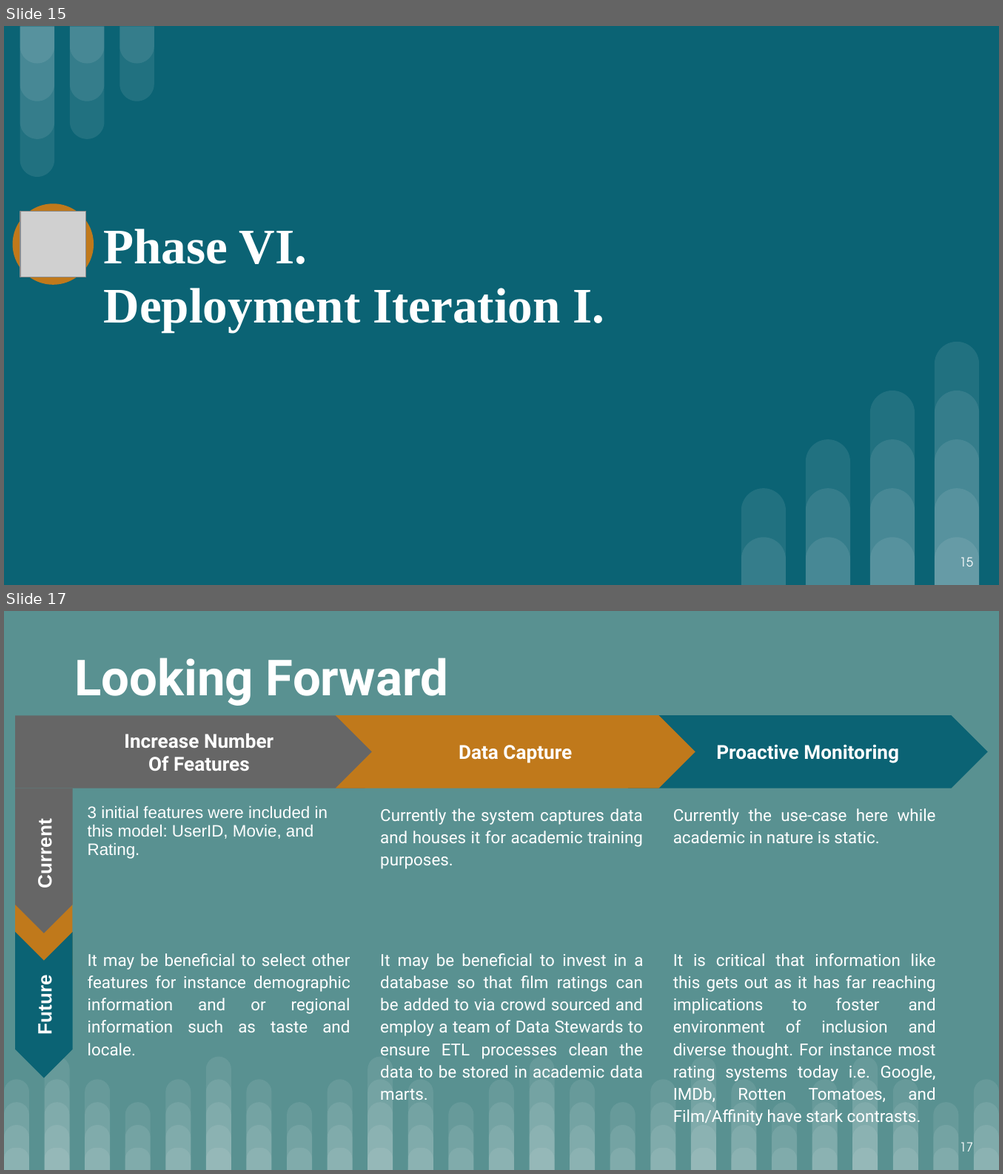
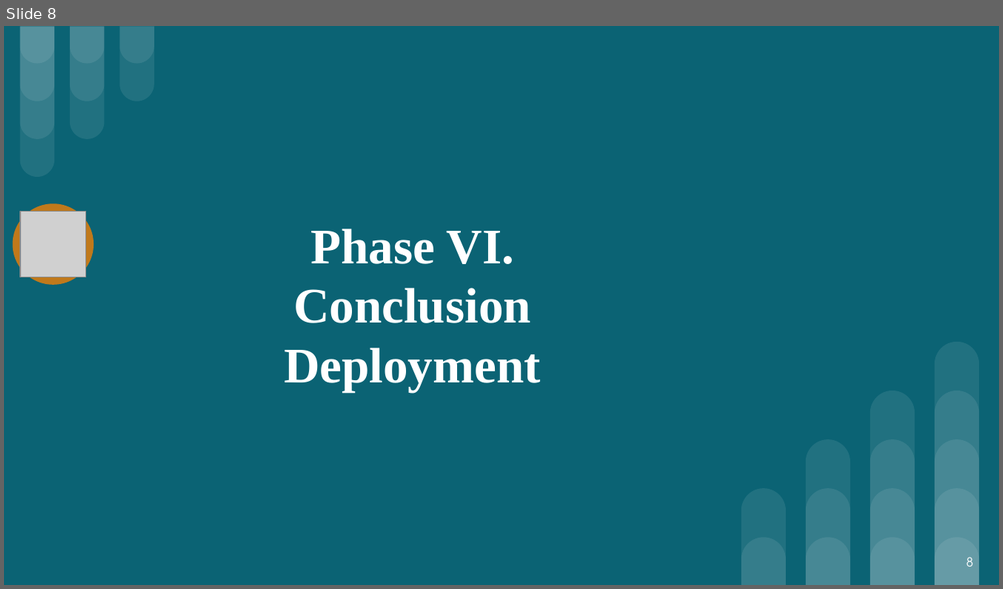
Before and after one commit to dkm2bd/UVA_DSI_CS5010_capstone1, a slide deck: UVA.Capstone1_webscrapper_final_report.pptx. Shown one above the other, each under a label of ours: slides 15 and 17 before the commit, slide 8 after it; the slides between them are not shown. The pictures are 1003x1174 and 1003x589 pixels, drawn with LibreOffice and Linux fonts; fonts in the diff are those of the drawing; grey boxes stand for pictures. Boxes give left, top, right and bottom in pixels: in the first picture for what was removed or moved away, otherwise in the second. Text is boxed around its words. In the diff, an @@ line names an element or a change of style, - is before the commit and + after.

```diff
--- a/UVA.Capstone1_webscrapper_final_report.pptx
+++ b/UVA.Capstone1_webscrapper_final_report.pptx
@@ slide 17 removed at [4,611,999,1170], background #599191 @@
@@ text removed at [74,658,448,706] @@
-Looking Forward
@@ pentagon arrow removed at [15,715,401,788] @@
-Increase Number
-Of Features
@@ chevron removed at [336,715,695,788] @@
-Data Capture
@@ chevron removed at [628,715,987,788] @@
-Proactive Monitoring
@@ table removed at [73,788,950,1144], 2 rows, 3 columns @@
-3 initial features were included in this model: UserID, Movie, and Rating. | Currently the system captures data and houses it for academic training purposes. | Currently the use-case here while academic in nature is static.
-It may be beneficial to select other features for instance demographic information and or regional information such as taste and locale. | It may be beneficial to invest in a database so that film ratings can be added to via crowd sourced and employ a team of Data Stewards to ensure ETL processes clean the data to be stored in academic data marts. | It is critical that information like this gets out as it has far reaching implications to foster and environment of inclusion and diverse thought. For instance most rating systems today i.e. Google, IMDb, Rotten Tomatoes, and Film/Affinity have stark contrasts.
@@ pentagon arrow removed at [15,789,73,934] @@
-Current
@@ rectangle removed at [15,894,73,976] @@
@@ chevron removed at [15,933,73,1079] @@
-Future
@@ page number removed at [959,1142,973,1152] @@
-17
@@ group removed at [4,1056,999,1170]: 100 round same rects @@
@@ what was slide 15 is now slide 8 @@
@@ slide 8 changed as well @@
@@ title at [310,229,513,264]: alignment left to centre @@
@@ title at [284,288,540,392]: text changed @@
-Deployment Iteration I.
+Conclusion
+Deployment
@@ page number at [966,557,973,567]: text changed @@
-15
+8
```
Also in this commit, not shown: 7 other slides changed, 8 other slides removed.
